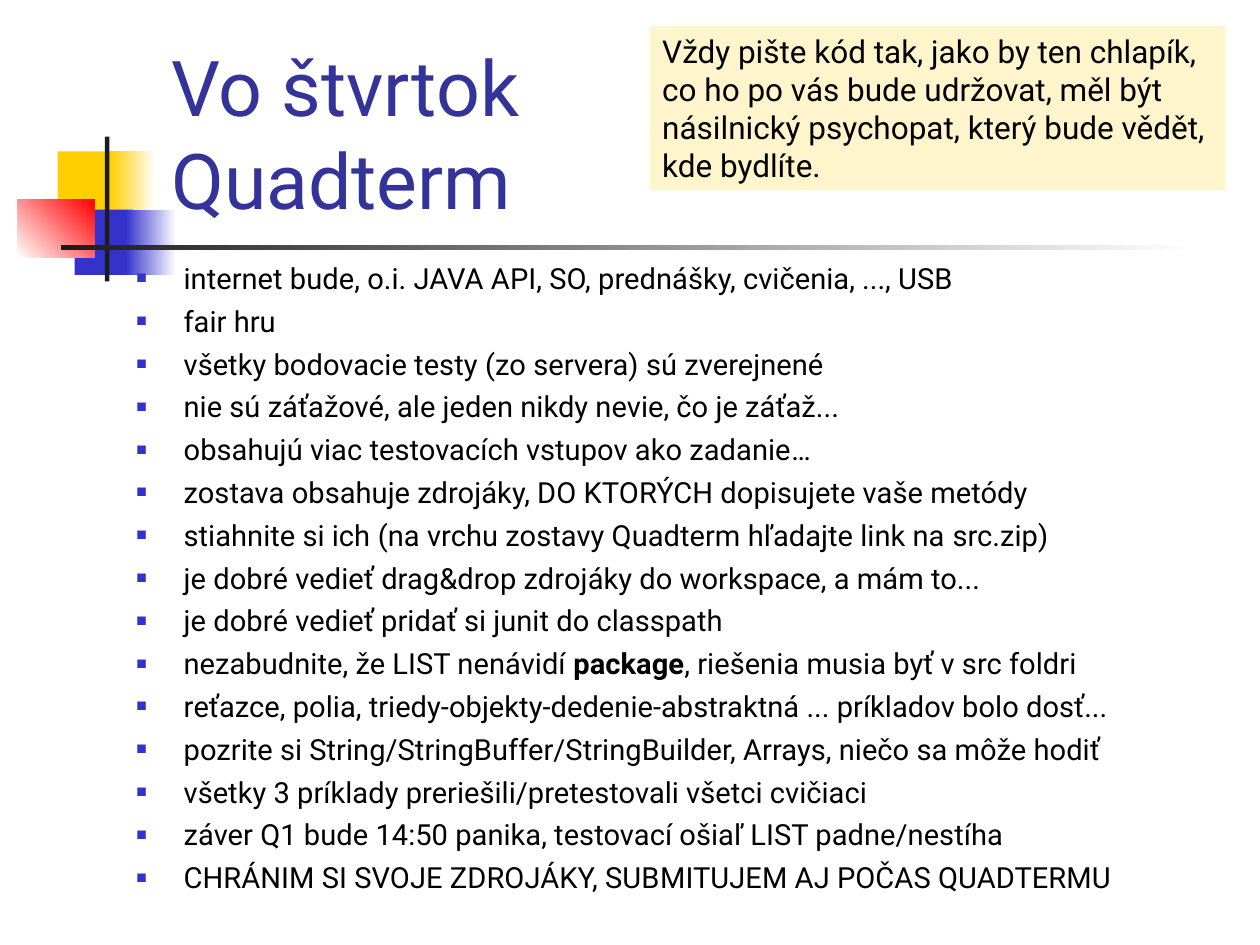
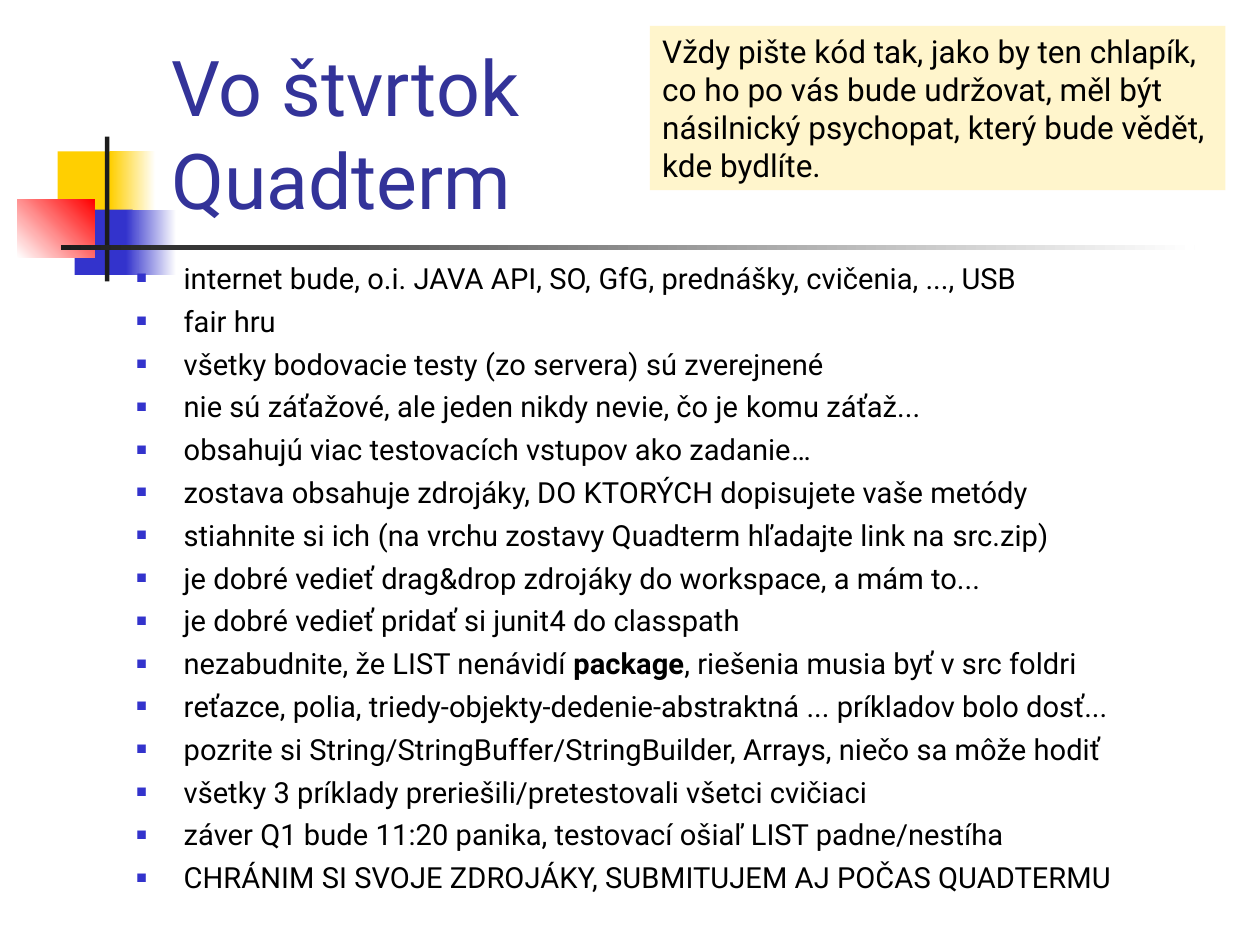
Before and after one commit to Programovanie4/Prednasky, a slide deck: slide 2 of 06/06_java.ppt (slide 1 before the commit). Drawn at 1260x945 pixels with LibreOffice and Linux fonts; fonts in the diff are those of the drawing. Boxes give left, top, right and bottom in pixels: in the first picture for what was removed or moved away, otherwise in the second. Text is boxed around its words. In the diff, an @@ line names an element or a change of style, - is before the commit and + after.

```diff
--- a/06/06_java.ppt
+++ b/06/06_java.ppt
@@ text at (x1=184, y1=267, x2=1016, y2=296): text changed @@
-■ internet bude, o.i. JAVA API, SO, prednášky, cvičenia, ..., USB
+■ internet bude, o.i. JAVA API, SO, GfG, prednášky, cvičenia, ..., USB
@@ text at (x1=184, y1=393, x2=920, y2=424): text changed @@
-■ nie sú záťažové, ale jeden nikdy nevie, čo je záťaž...
+■ nie sú záťažové, ale jeden nikdy nevie, čo je komu záťaž...
@@ text at (x1=184, y1=607, x2=740, y2=638): text changed @@
-■ je dobré vedieť pridať si junit do classpath
+■ je dobré vedieť pridať si junit4 do classpath
@@ text at (x1=184, y1=823, x2=1003, y2=851): text changed @@
-■ záver Q1 bude 14:50 panika, testovací ošiaľ LIST padne/nestíha
+■ záver Q1 bude 11:20 panika, testovací ošiaľ LIST padne/nestíha
```
Also in this commit, not shown: 9 other slides changed, 4 slides added, 2 slides removed, 3 other files.
